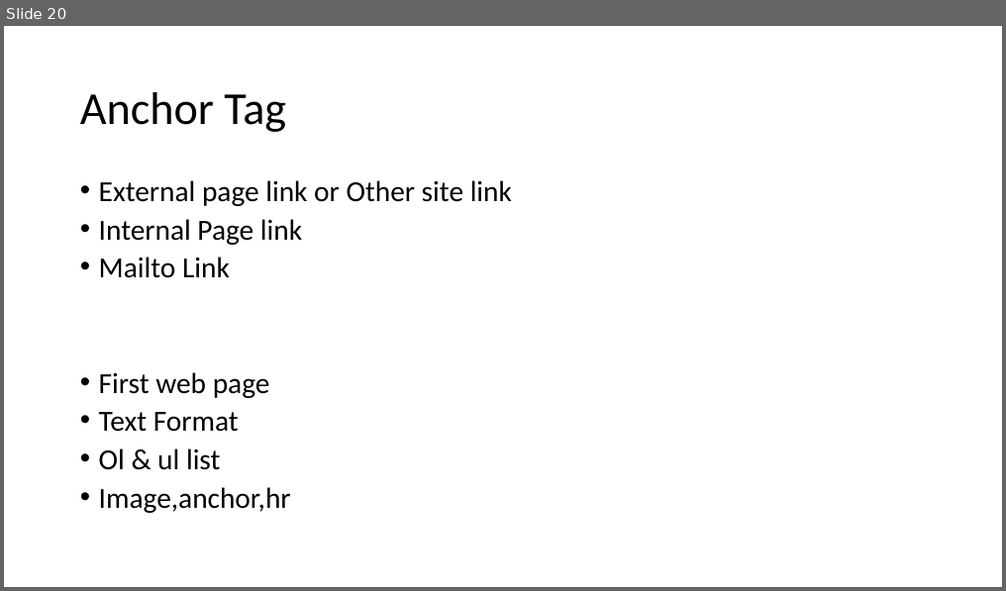
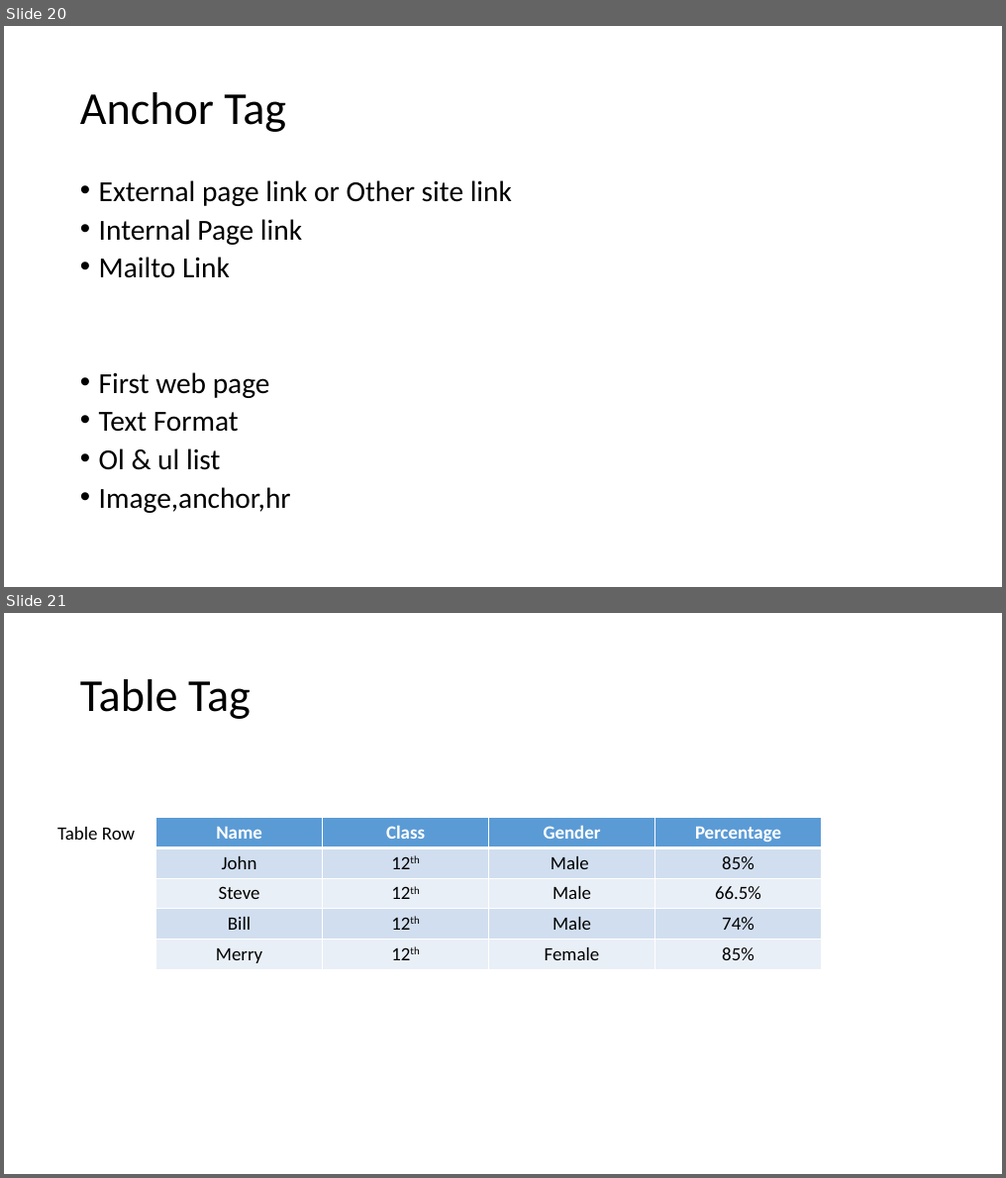
Before and after one commit to PiyushChaturvedii/Batch05, a slide deck: HTML.pptx. Shown one above the other, each under a label of ours: slide 20 before the commit, slides 20 and 21 after it. The pictures are 1006x591 and 1006x1178 pixels, drawn with LibreOffice and Linux fonts; fonts in the diff are those of the drawing. Boxes give left, top, right and bottom in pixels: in the first picture for what was removed or moved away, otherwise in the second. Text is boxed around its words. In the diff, an @@ line names an element or a change of style, - is before the commit and + after.

```diff
--- a/HTML.pptx
+++ b/HTML.pptx
@@ slide 21 added at <box>4,613,1002,1174</box>, background #FFFFFF @@
@@ title added at <box>80,679,251,719</box>, 44 pt, text #000000 @@
+Table Tag
@@ table added at <box>156,818,821,970</box>, 5 rows, 4 columns @@
+Name | Class | Gender | Percentage
+John | 12th | Male | 85%
+Steve | 12th | Male | 66.5%
+Bill | 12th | Male | 74%
+Merry | 12th | Female | 85%
@@ text added at <box>57,827,135,840</box>, 18 pt, text #000000 @@
+Table Row
```
Also in this commit, not shown: 3 other slides added, 1 other file.
